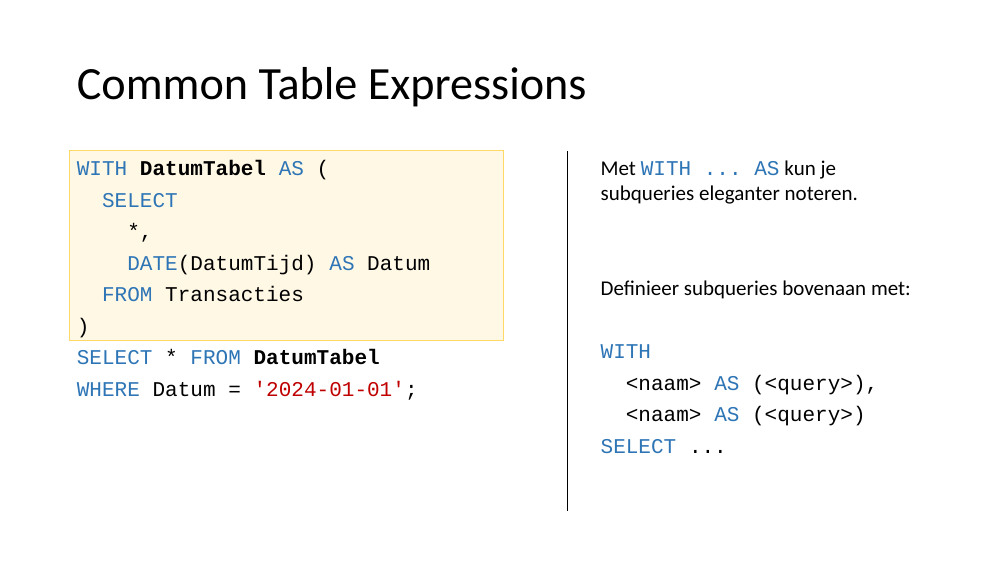
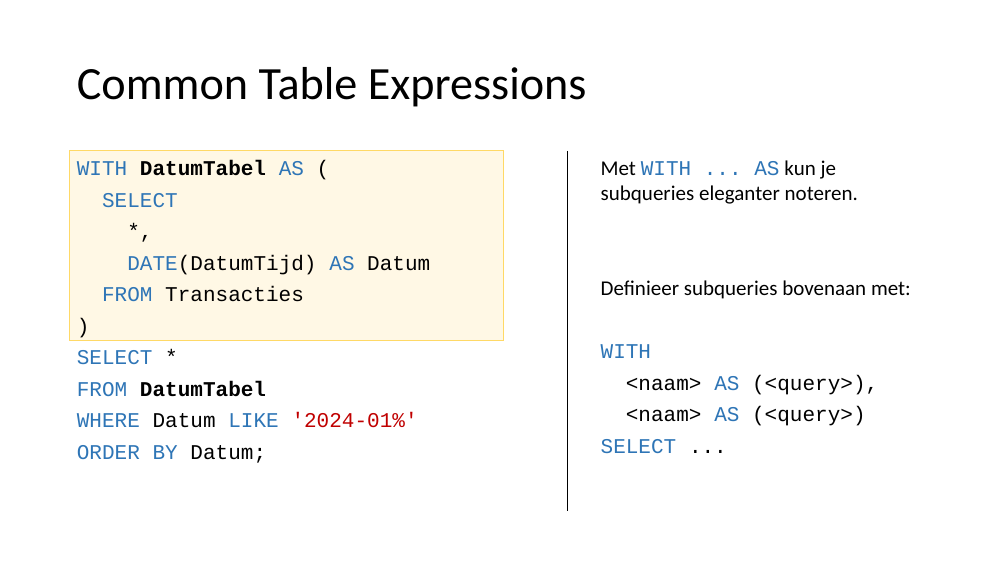
Before and after one commit to LFKoning/knowledge-sharing, a slide deck: slide 25 of sql_course/1_basics/1_basics.pptx (slide 24 before the commit). Drawn at 1008x567 pixels with LibreOffice and Linux fonts; fonts in the diff are those of the drawing. Boxes give left, top, right and bottom in pixels: in the first picture for what was removed or moved away, otherwise in the second. Text is boxed around its words. In the diff, an @@ line names an element or a change of style, - is before the commit and + after.

```diff
--- a/sql_course/1_basics/1_basics.pptx
+++ b/sql_course/1_basics/1_basics.pptx
@@ text at <box>77,350,418,463</box>: text changed; text colour #000000 to #2E75B6 @@
-SELECT * FROM DatumTabel
-WHERE Datum = '2024-01-01';
+SELECT *
+FROM DatumTabel
+WHERE Datum LIKE '2024-01%'
+ORDER BY Datum;
```
Also in this commit, not shown: 11 other slides changed, 1 slide added, 1 other file.
